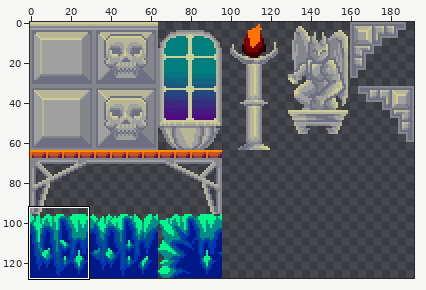
Sprite sheet -- Main/Assets/Piso.png. The picture above shows the old version from afar; the outline marks the close-up.
Close-up. As it was:
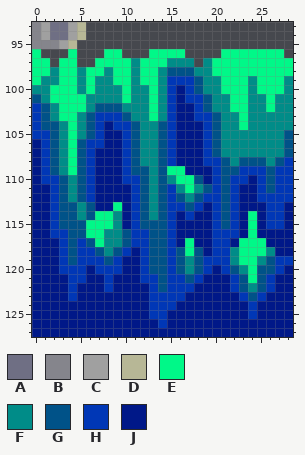
The file is 192x128 pixels. Colours within 5 levels of each other are drawn and written as one. Shown: x 0..28, y 93..127. The commit also changed other parts of the picture, which this record leaves out.
Palette (. is transparent): A #6f6f84  B #85858c  C #a0a0a0  D #b7b796  E #00f888  F #008c88  G #005288  H #0037b6  J #001888
Pixels before, first column x 0:
 93 BCAACD.......................
 94 BCAACD.......................
 95 BBBCD........................
 96 E...E...EE...EEEE....EEEEEEE.
 97 EE.EE..EEEEFEEEFFF.FEEEEEEEEE
 98 EEFEEFEEFEEFEEFGGGFFEEEEEEEEE
 99 EFFEEFEFFEEFEEFHHHGFFEEEFEEEF
100 FFEEEFEFFFEFFEFHJHGFFEEEFEEEF
101 GFEEEEFFFFEFFEFHJHHGFFEEFFEFF
102 HGFEEEFGGGFFFEFHJJHGFFEEFFEFF
103 HGFEEFGHHHGFFEFHJJHHGFFEFFFFF
104 HGGFEFGHJHHGFFGHJJJHGFFEFFFFF
105 HHGFEFGHJJHGFFGHJJJHGFFFFFFFG
106 JHGFEGHHJJHGFFGHJJJHGFFFFFFFG
107 JHGFEGHJJJHGFFGHJJJHGFFFFFFFG
108 JHGFEGHJJJHGFFGHJJJHHGFGGGFGH
109 JHGFEGHJJJHGGFGEEJJJHGGHHHGHH
110 JHHGFGHJJJHHGFGFEEGJHGHHJHGHH
111 JJHGFGHJJJJHGFGHFEFGHGHJJHGHH
112 JJHGFGHJJJJHGFGHGFGHHGHJJHHHH
113 JJHGGFGJJEJHGFGHHGHJHGHJJJHHJ
114 JJHGGFGEEFJHGFGHJHJJHGHJEJHHJ
115 JJHGGGEEEFJHGGGHJJJJHGHJEJHHJ
116 JJHHGGEEFFGHHGGHJJJJHHHJEJJJJ
117 JJJHGHGEFFGHHGGHJEJJHHJEEEJJJ
118 JJJHGHHGFGHJHGGHGEGJHHFEEEFJJ
119 JJJHGHHHGHJJHGGHGFGHHHFEEFGHH
120 JJJHHHJHHHJJHGGHGFGHJHGFEGGHJ
121 JJJJHHJJHJJJHHGHHGHJJJHGEGHJJ
122 JJJJHJJJHJJJJHGHHHJJJJHGFGHJJ
123 JJJJHJJJJJJJJHHHHJJJJJJHGHJJJ
124 JJJJJJJJJJJJJHHHJJJJJJJJHJJJJ
125 JJJJJJJJJJJJJHHJJJJJJJJJHJJJJ
126 JJJJJJJJJJJJJJHJJJJJJJJJJJJJJ
127 JJJJJJJJJJJJJJJJJJJJJJJJJJJJJ
Now the later version:
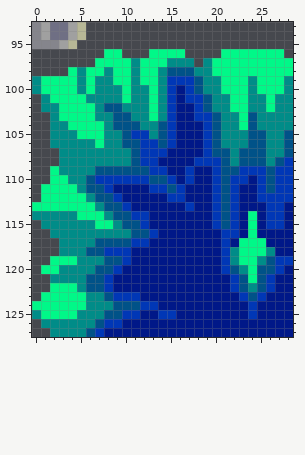
The exact change:
Changed rows in their new state; - is an unchanged pixel.
first column x 0:
 96 .---.---------------------
 97 ..-..---------------------
 98 ....----------------------
 99 FEE-----------------------
100 -E------------------------
101 .-------------------------
102 .F----EF------------------
103 ..---EEFFG--------------G-
104 ..F--EEEFGG-------------G-
105 ..F-FEEEFFGHH-----------GG
106 ..F-FFFEFFG-HH----------GG
107 ...-FFFFFFF-HHHJ-----G-GGG
108 ...-FFFFFFF-HHJJ--H-------
109 ..E-FFFGGGG--HHJJH--------
110 ..EE-FGHHH--HG-HJHJ-------
111 .EEEEFGGH--JJHHGHJJJ------
112 .EEEEEFGGH-JJJJ-HJJJ------
113 EEEEEEEFGGHJJJJJJHJ-------
114 FFFFFEE-FGG-HJJJ-J--------
115 .FFFFFF---GGHJJJ----------
116 ..FFFFFF--FGGHJJ----J-----
117 ...FFFFGGG---JJJ-J--J-----
118 ...FFFG-HH--JJJJJJJ-J-----
119 ..EEEFFF-GH-JJJJJJJJJ-----
120 .EEFFFFGG---JJJJJJJJ------
121 ..FFFFGG----JJJJJJJ-------
122 ..EEEFGG-----JJJJJ--------
123 .EEEEEFFGHHH-JJJJ---------
124 EEEEEEFFFGGGH-JJ----------
125 FEEEEFFFGGHH-J-H----------
126 .FFFFFFGHH----J-----------
127 ..FFFFGH------------------
